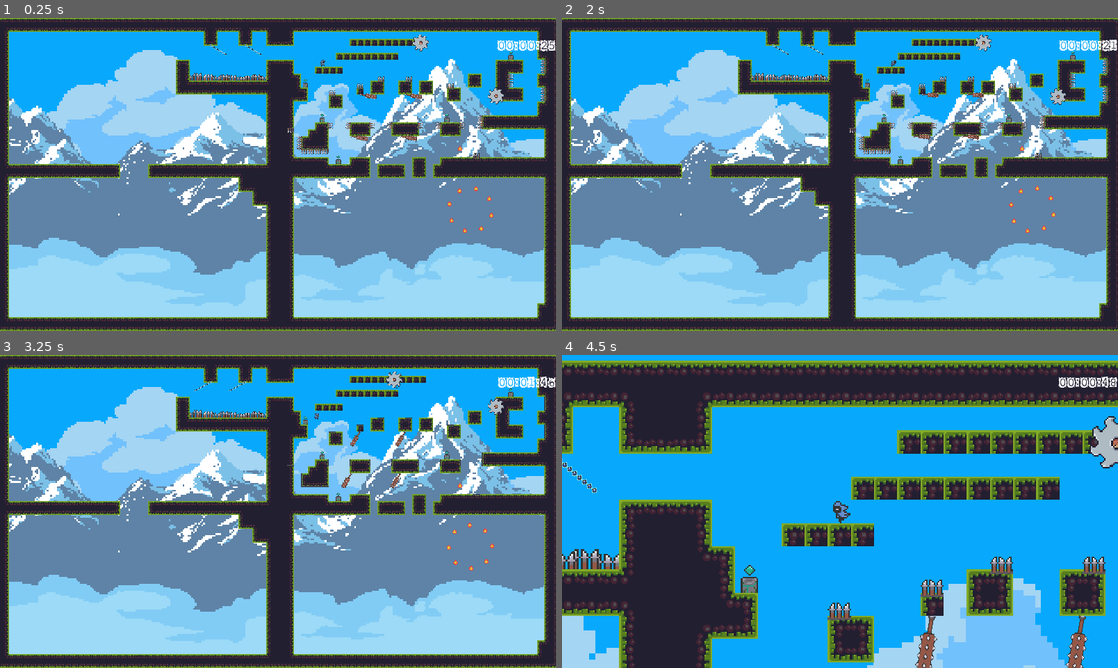
Above: before the commit, frames 1-4 (two rows, left to right).
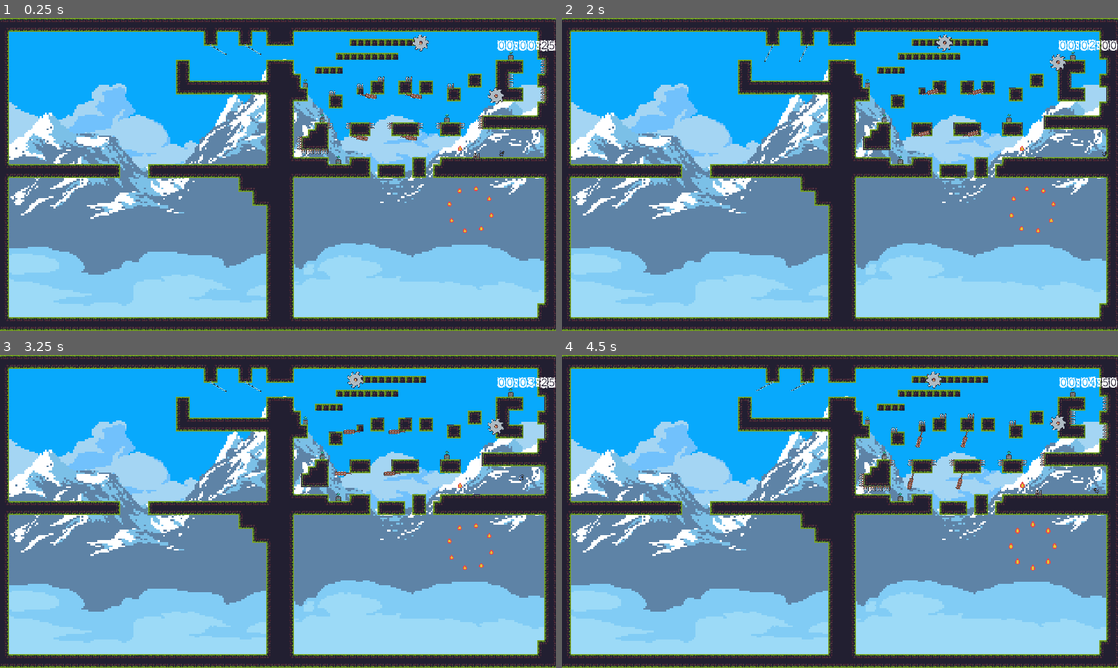
Above: after the commit, the same moments.

Repository: Mike149x/2DGameDraft
Game: Godot game, scene res://Scenes/Level1.tscn
The game is run twice, just before and just after one commit, with the same random seed, the same clock (stepped at 60 frames per second) and the same inputs. Sound files missing from this copy of the repository are replaced by a short silence.
Inputs:
- Up to frame 1 (0.25 s): no input
- Up to frame 2 (2 s): hold D (right) from 0.53 s (still down); tap Z (zoom) at 0.6, 1.35 s; tap Space (jump) at 0.77, 1.52 s
- Up to frame 3 (3.25 s): release D (right) at 2.03 s; hold A (left) 2.03-2.78 s; tap Z (zoom) at 2.1, 2.85 s; hold D (right) from 2.78 s (still down); tap Space (jump) at 3.02 s
- Up to frame 4 (4.5 s): tap Z (zoom) at 3.6, 4.35 s; tap Space (jump) at 3.77 s; release D (right) at 4.28 s; hold A (left) from 4.28 s (still down)

The runs differ from the first frame. In frame 1, 26% of the frame differs, in the area x 1-98%, y 10-92%; in frame 2, 27%; in frame 3, 27%; in frame 4, 89%, in the area x 0-100%, y 0-100%.

Commit message:
camera lost zoom

Diff:
--- a/2DGameDraft/Scenes/Level1.tscn
+++ b/2DGameDraft/Scenes/Level1.tscn
@@ -11,7 +11,7 @@
 [ext_resource path="res://Scenes/DeathZone.tscn" type="PackedScene" id=9]
 [ext_resource path="res://Scenes/SpinningBlade.gd" type="Script" id=10]
 [ext_resource path="res://Sprites/On (38x38).png" type="Texture" id=11]
-[ext_resource path="res://OtherAssets/papercut.ttf" type="DynamicFontData" id=12]
+[ext_resource path="res://Scenes/TimerUI.tscn" type="PackedScene" id=12]
 [ext_resource path="res://Scenes/SingleFlame.tscn" type="PackedScene" id=13]
 [ext_resource path="res://Scenes/SpinningFlame.tscn" type="PackedScene" id=14]
 [ext_resource path="res://Scenes/RopeSwing.tscn" type="PackedScene" id=15]
@@ -19,11 +19,6 @@
 [ext_resource path="res://Sprites/clouds_bg.png" type="Texture" id=17]
 [ext_resource path="res://Sprites/sky.png" type="Texture" id=18]
 [ext_resource path="res://Sprites/clouds_mg_2.png" type="Texture" id=19]
-[ext_resource path="res://Scenes/Spikes.tscn" type="PackedScene" id=20]
-
-[sub_resource type="DynamicFont" id=29]
-size = 35
-font_data = ExtResource( 12 )
 
 [sub_resource type="ConvexPolygonShape2D" id=3]
 points = PoolVector2Array( 0, 0, 16, 0, 16, 16, 0, 16 )
@@ -285,50 +280,6 @@
 [node name="Level1" type="Node2D"]
 script = ExtResource( 5 )
 
-[node name="Spikes" parent="." instance=ExtResource( 20 )]
-position = Vector2( 605, 143 )
-rotation = 3.14159
-
-[node name="Spikes2" parent="." instance=ExtResource( 20 )]
-position = Vector2( 589, 140 )
-rotation = 3.14159
-
-[node name="Spikes3" parent="." instance=ExtResource( 20 )]
-position = Vector2( 573, 142 )
-rotation = 3.14159
-
-[node name="Spikes4" parent="." instance=ExtResource( 20 )]
-position = Vector2( 555, 144 )
-rotation = 3.14159
-
-[node name="Spikes5" parent="." instance=ExtResource( 20 )]
-position = Vector2( 534, 141 )
-rotation = 3.14159
-
-[node name="Spikes6" parent="." instance=ExtResource( 20 )]
-position = Vector2( 515, 140 )
-rotation = 3.14159
-
-[node name="Spikes7" parent="." instance=ExtResource( 20 )]
-position = Vector2( 497, 143 )
-rotation = 3.14159
-
-[node name="Spikes8" parent="." instance=ExtResource( 20 )]
-position = Vector2( 480, 139 )
-rotation = 3.14159
-
-[node name="Spikes9" parent="." instance=ExtResource( 20 )]
-position = Vector2( 463, 142 )
-rotation = 3.14159
-
-[node name="Spikes10" parent="." instance=ExtResource( 20 )]
-position = Vector2( 439, 141 )
-rotation = 3.14159
-
-[node name="Spikes11" parent="." instance=ExtResource( 20 )]
-position = Vector2( 454, 137 )
-rotation = 3.14159
-
 [node name="ParallaxBackground" type="ParallaxBackground" parent="."]
 
 [node name="Sky" type="ParallaxLayer" parent="ParallaxBackground"]
@@ -367,24 +318,7 @@
 scale = Vector2( 4, 4 )
 texture = ExtResource( 19 )
 
-[node name="CanvasLayer" type="CanvasLayer" parent="."]
-
-[node name="Control" type="Control" parent="CanvasLayer"]
-anchor_right = 1.0
-anchor_bottom = 1.0
-margin_left = 12.0
-margin_top = 14.0
-margin_right = 12.0
-margin_bottom = 14.0
-
-[node name="Label" type="Label" parent="CanvasLayer/Control"]
-margin_left = 1108.0
-margin_top = 22.0
-margin_right = 1266.0
-margin_bottom = 66.0
-custom_fonts/font = SubResource( 29 )
-text = "00:00:00"
-align = 2
+[node name="CanvasLayer" parent="." instance=ExtResource( 12 )]
 
 [node name="TileMap" parent="." instance=ExtResource( 8 )]
 position = Vector2( 789, 96 )
@@ -392,11 +326,10 @@
 tile_data = PoolIntArray( -327730, 0, 0, -327729, 0, 131076, -327728, 0, 131076, -327727, 0, 131076, -327726, 0, 131076 …(17248 unchanged characters)…
 
 [node name="Camera2D" type="Camera2D" parent="."]
-current = true
 script = ExtResource( 3 )
 
 [node name="PlayerCharacter" parent="." instance=ExtResource( 2 )]
-position = Vector2( 744, 100 )
+position = Vector2( 1156, 300 )
 
 [node name="SwingingTrap" parent="." instance=ExtResource( 4 )]
 position = Vector2( 829, 176 )
@@ -520,10 +453,6 @@
 
 [node name="SpikeTrap24" parent="." instance=ExtResource( 6 )]
 position = Vector2( 701, 309 )
-rotation = 6.28319
-
-[node name="SpikeTrap36" parent="." instance=ExtResource( 6 )]
-position = Vector2( 669, 261 )
 rotation = 6.28319
 
 [node name="SavePoint" parent="." instance=ExtResource( 7 )]
--- a/2DGameDraft/Scenes/Level2.tscn
+++ b/2DGameDraft/Scenes/Level2.tscn
@@ -1,20 +1,31 @@
-[gd_scene load_steps=4 format=2]
+[gd_scene load_steps=8 format=2]
 
 [ext_resource path="res://Scenes/MainScene.gd" type="Script" id=1]
 [ext_resource path="res://Scenes/TileMap.tscn" type="PackedScene" id=2]
 [ext_resource path="res://Scenes/InGameCamera2D.gd" type="Script" id=3]
+[ext_resource path="res://Scenes/SpikeTrap.tscn" type="PackedScene" id=4]
+[ext_resource path="res://Scenes/SwingingTrap.tscn" type="PackedScene" id=5]
+[ext_resource path="res://Scenes/PlayerCharacter.tscn" type="PackedScene" id=6]
+[ext_resource path="res://Scenes/TimerUI.tscn" type="PackedScene" id=7]
 
 [node name="Level2" type="Node2D"]
 script = ExtResource( 1 )
 
 [node name="TileMap" parent="." instance=ExtResource( 2 )]
-tile_data = PoolIntArray( 0, 0, 0, 1, 0, 1, 2, 0, 1, 3, 0, 1 …(1362 unchanged characters)… 393216, 0, 65541, 393217, 0, 65538, 393254, 0, 65536, 393255, 0, 65539, 458752, 0, 65541, 458753, 0, 65538, 458790, 0, 65541, 458791, 0, 65538, 52 …(2357 unchanged characters)…
+tile_data = PoolIntArray( 0, 0, 0, 1, 0, 1, 2, 0, 1, 3, 0, 1 …(1362 unchanged characters)… 393216, 0, 65541, 393217, 0, 65538, 393224, 0, 0, 393225, 0, 1, 393226, 0, 1, 393227, 0, 131076, 393228, 0, 1, 393229, 0, 1, 393230, 0, 131076, 393231, 0, 131076, 393232, 0, 131076, 393233, 0, 131076, 393234, 0, 1, 393235, 0, 1, 393236, 0, 2, 393254, 0, 65536, 393255, 0, 65539, 458752, 0, 65541, 458753, 0, 65538, 458760, 0, 131072, 458761, 0, 4, 458762, 0, 4, 458763, 0, 4, 458764, 0, 131073, 458765, 0, 131073, 458766, 0, 4, 458767, 0, 4, 458768, 0, 4, 458769, 0, 131073, 458770, 0, 4, 458771, 0, 131073, 458772, 0, 131074, 458790, 0, 65541, 458791, 0, 65538, 52 …(2357 unchanged characters)…
 
 [node name="Camera2D" type="Camera2D" parent="."]
 smoothing_enabled = true
 script = ExtResource( 3 )
 
-[node name="Camera2D2" type="Camera2D" parent="."]
-current = true
-smoothing_enabled = true
-script = ExtResource( 3 )
+[node name="SwingingTrap" parent="." instance=ExtResource( 5 )]
+position = Vector2( 350, 129 )
+
+[node name="SpikeTrap" parent="." instance=ExtResource( 4 )]
+position = Vector2( 383, 187 )
+rotation = 3.14159
+
+[node name="PlayerCharacter" parent="." instance=ExtResource( 6 )]
+position = Vector2( 431, 178 )
+
+[node name="CanvasLayer" parent="." instance=ExtResource( 7 )]
--- /dev/null
+++ b/2DGameDraft/Scenes/TimerUI.tscn
@@ -0,0 +1,26 @@
+[gd_scene load_steps=3 format=2]
+
+[ext_resource path="res://OtherAssets/papercut.ttf" type="DynamicFontData" id=1]
+
+[sub_resource type="DynamicFont" id=29]
+size = 35
+font_data = ExtResource( 1 )
+
+[node name="CanvasLayer" type="CanvasLayer"]
+
+[node name="Control" type="Control" parent="."]
+anchor_right = 1.0
+anchor_bottom = 1.0
+margin_left = 12.0
+margin_top = 14.0
+margin_right = 12.0
+margin_bottom = 14.0
+
+[node name="Label" type="Label" parent="Control"]
+margin_left = 1108.0
+margin_top = 22.0
+margin_right = 1266.0
+margin_bottom = 66.0
+custom_fonts/font = SubResource( 29 )
+text = "00:00:00"
+align = 2
Not shown: 1 places in 2DGameDraft/Scenes/Level1.tscn that only renumber resources
